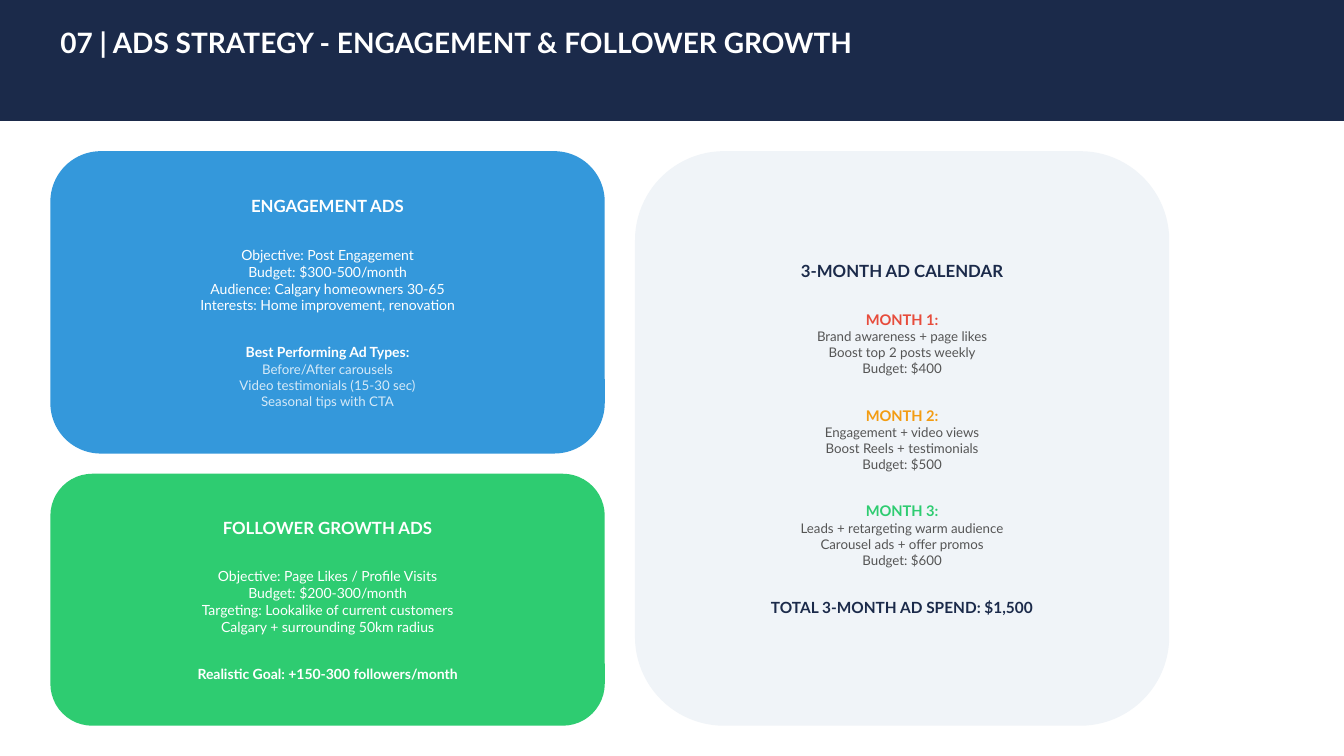
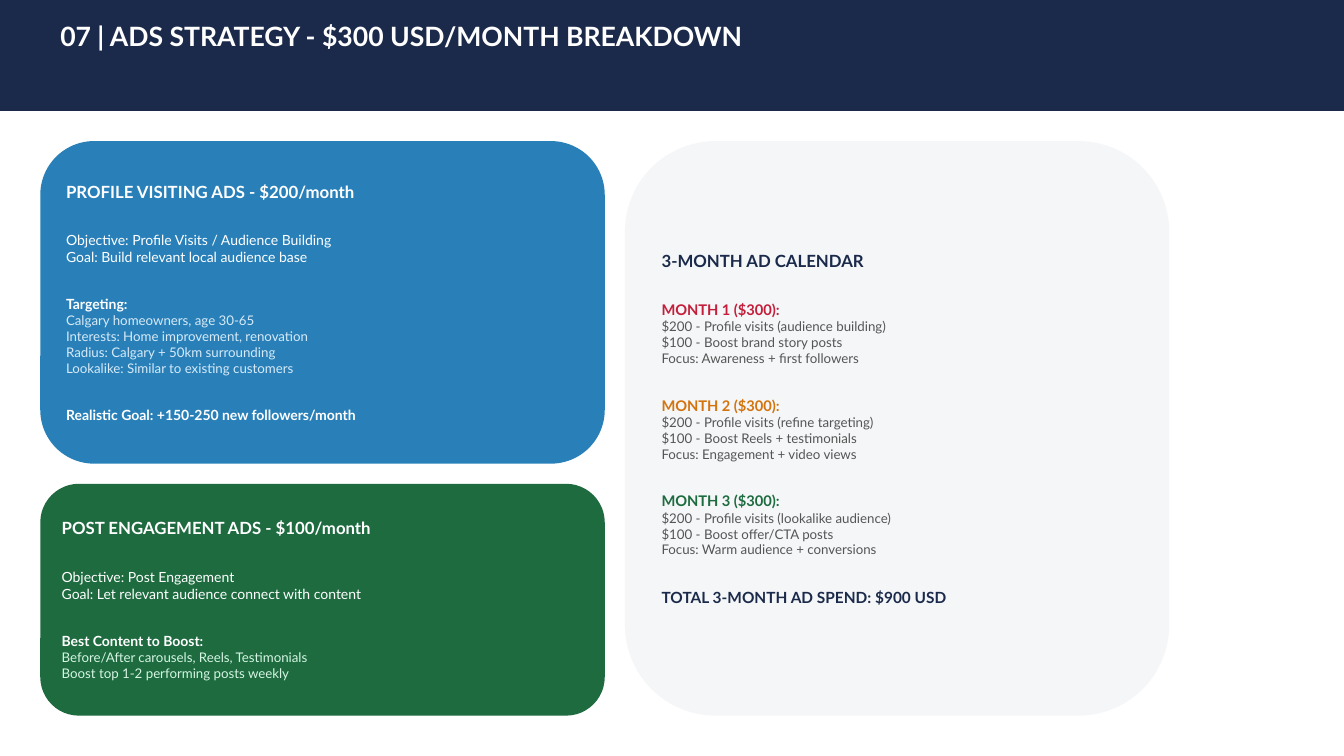
Before and after one commit to shivam9kedia/kiro, a slide deck: slide 11 of Apollo_Windows_3Month_Marketing_Roadmap.pptx. Drawn at 1344x756 pixels with LibreOffice and Linux fonts; fonts in the diff are those of the drawing. Boxes give left, top, right and bottom in pixels: in the first picture for what was removed or moved away, otherwise in the second. Text is boxed around its words. In the diff, an @@ line names an element or a change of style, - is before the commit and + after.

Commit message:
Apollo Windows 3-Month Marketing Roadmap v2
- Brand colors: Red (#C41E3A) + Navy (#1B2A4A)
- Ad budget: $300/mo ($200 profile visits + $100 engagement)
- Standard Plan: INR 10K/mo (8-11 posts, FB+IG)
- Business Plan: INR 18K/mo (18-20 posts, 4 platforms, ads mgmt)
- 16 professionally designed slides
- Realistic KPIs, no fake promises

```diff
--- a/Apollo_Windows_3Month_Marketing_Roadmap.pptx
+++ b/Apollo_Windows_3Month_Marketing_Roadmap.pptx
@@ rectangle: place and size @@
-rectangle at bbox=[0, 0, 1344, 121]
+rectangle at bbox=[0, 0, 1344, 111]
@@ text at bbox=[60, 24, 742, 49]: text changed; size 20 to 19 pt @@
-07 | ADS STRATEGY - ENGAGEMENT & FOLLOWER GROWTH
+07 | ADS STRATEGY - $300 USD/MONTH BREAKDOWN
@@ rounded rectangle "PROFILE VISITING ADS - $200/month": place and size @@
-rounded rectangle "PROFILE VISITING ADS - $200/month" at bbox=[50, 151, 605, 454]
+rounded rectangle "PROFILE VISITING ADS - $200/month" at bbox=[40, 141, 605, 464]
@@ rounded rectangle "PROFILE VISITING ADS - $200/month" at bbox=[40, 141, 605, 464]: fill #3498DB to #2980B9 @@
@@ rounded rectangle "3-MONTH AD CALENDAR": place and size @@
-rounded rectangle "3-MONTH AD CALENDAR" at bbox=[635, 151, 1170, 726]
+rounded rectangle "3-MONTH AD CALENDAR" at bbox=[625, 141, 1170, 716]
@@ rounded rectangle "3-MONTH AD CALENDAR" at bbox=[625, 141, 1170, 716]: fill #F0F4F8 to #F4F6F8 @@
@@ text in rounded rectangle at bbox=[66, 184, 354, 328]: text changed @@
-ENGAGEMENT ADS
-Objective: Post Engagement
-Budget: $300-500/month
-Audience: Calgary homeowners 30-65
+PROFILE VISITING ADS - $200/month
+Objective: Profile Visits / Audience Building
+Goal: Build relevant local audience base
+Targeting:
+Calgary homeowners, age 30-65
@@ text in rounded rectangle at bbox=[662, 254, 864, 267]: alignment centre to left @@
@@ text in rounded rectangle at bbox=[662, 303, 947, 605]: text changed @@
-MONTH 1:
-Brand awareness + page likes
-Boost top 2 posts weekly
-Budget: $400
-MONTH 2:
-Engagement + video views
-Boost Reels + testimonials
-Budget: $500
-MONTH 3:
-Leads + retargeting warm audience
-Carousel ads + offer promos
-Budget: $600
-TOTAL 3-MONTH AD SPEND: $1,500
+MONTH 1 ($300):
+$200 - Profile visits (audience building)
+$100 - Boost brand story posts
+Focus: Awareness + first followers
+MONTH 2 ($300):
+$200 - Profile visits (refine targeting)
+$100 - Boost Reels + testimonials
+Focus: Engagement + video views
+MONTH 3 ($300):
+$200 - Profile visits (lookalike audience)
+$100 - Boost offer/CTA posts
+Focus: Warm audience + conversions
+TOTAL 3-MONTH AD SPEND: $900 USD
@@ text in rounded rectangle at bbox=[66, 347, 356, 421]: text changed @@
-Best Performing Ad Types:
-Before/After carousels
-Video testimonials (15-30 sec)
-Seasonal tips with CTA
+Radius: Calgary + 50km surrounding
+Lookalike: Similar to existing customers
+Realistic Goal: +150-250 new followers/month
@@ text in rounded rectangle at bbox=[66, 331, 308, 344]: size 10 to 9.5 pt, text colour #FFFFFF to #D6EAF8 in "Interests: Home improvement, renovation"; alignment centre to left @@
@@ rounded rectangle "POST ENGAGEMENT ADS - $100/month": place and size @@
-rounded rectangle "POST ENGAGEMENT ADS - $100/month" at bbox=[50, 474, 605, 726]
+rounded rectangle "POST ENGAGEMENT ADS - $100/month" at bbox=[40, 484, 605, 716]
@@ rounded rectangle "POST ENGAGEMENT ADS - $100/month" at bbox=[40, 484, 605, 716]: fill #2ECC71 to #1D6B3F @@
@@ text in rounded rectangle at bbox=[62, 520, 371, 681]: text changed @@
-FOLLOWER GROWTH ADS
-Objective: Page Likes / Profile Visits
-Budget: $200-300/month
-Targeting: Lookalike of current customers
-Calgary + surrounding 50km radius
-Realistic Goal: +150-300 followers/month
+POST ENGAGEMENT ADS - $100/month
+Objective: Post Engagement
+Goal: Let relevant audience connect with content
+Best Content to Boost:
+Before/After carousels, Reels, Testimonials
+Boost top 1-2 performing posts weekly
```
Also in this commit, not shown: 13 other slides changed, 2 slides added, 1 slide removed, 5 other files.
